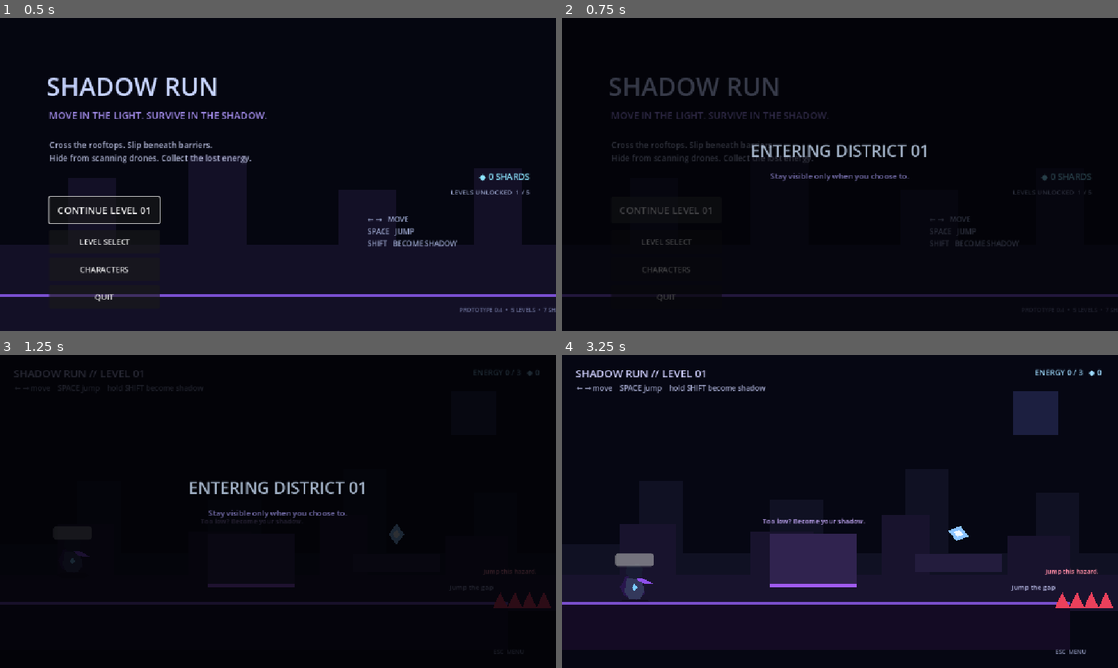
Above: before the commit, frames 1-4 (two rows, left to right).
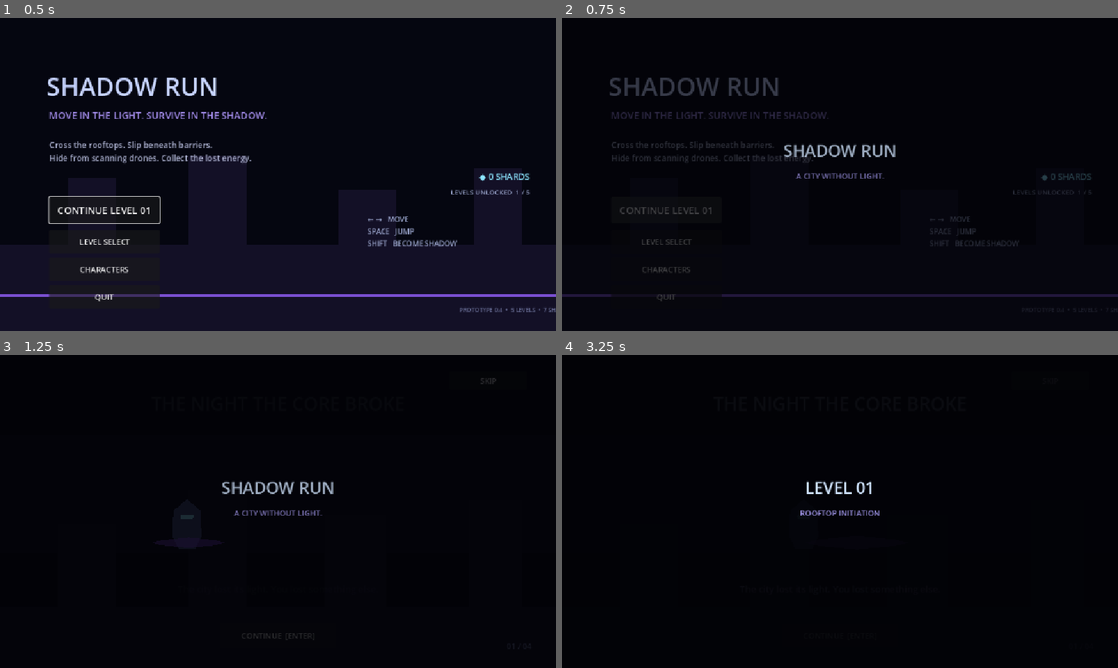
Above: after the commit, the same moments.

Repository: Yass29/shadow-run
Game: Godot game, scene res://main_menu.tscn
Same seed, same stepped clock (60 frames per second), same inputs: the game is played once before the commit and once after it.
Inputs (mouse positions are in pixels of both pictures, inside the frame that each line leads up to):
- Up to frame 1 (0.5 s): no input
- Up to frame 2 (0.75 s): click "CONTINUE LEVEL 01" at 0.5 s
- Up to frame 3 (1.25 s): no input
- Up to frame 4 (3.25 s): click (840, 636) at 1.25 s, where only the run after the commit has a clickable "CONTINUE [ENTER]"; click (840, 636) at 2 s, where only the run after the commit has a clickable "CONTINUE [ENTER]"; click (1051, 380) at 2.75 s, where only the run after the commit has a clickable "SKIP"

Frame 1 is identical in both runs. In frame 2, 1.1% of the frame differs, in the area x 34-66%, y 40-52%; in frame 3, 3.1%; in frame 4, 41%, in the area x 0-100%, y 4-96%.

Commit message:
Route first play through story cinematic

Diff:
--- a/main_menu.gd
+++ b/main_menu.gd
@@ -7,6 +7,10 @@
 	$Progress.text = "LEVELS UNLOCKED  %d / 5" % GameState.max_unlocked_level
 
 func _on_play_pressed() -> void:
+	if not GameState.intro_seen and GameState.max_unlocked_level <= 1:
+		ScreenTransition.change_scene("res://story_intro.tscn", "SHADOW RUN", "A CITY WITHOUT LIGHT.")
+		return
+
 	var target := clampi(GameState.max_unlocked_level, 1, 5)
 	ScreenTransition.change_scene(
 		"res://level%d.tscn" % target,
@@ -20,5 +24,8 @@
 func _on_characters_pressed() -> void:
 	ScreenTransition.change_scene("res://character_select.tscn")
 
+func _on_story_pressed() -> void:
+	ScreenTransition.change_scene("res://story_intro.tscn", "STORY ARCHIVE", "THE NIGHT THE CORE BROKE.")
+
 func _on_quit_pressed() -> void:
 	get_tree().quit()
